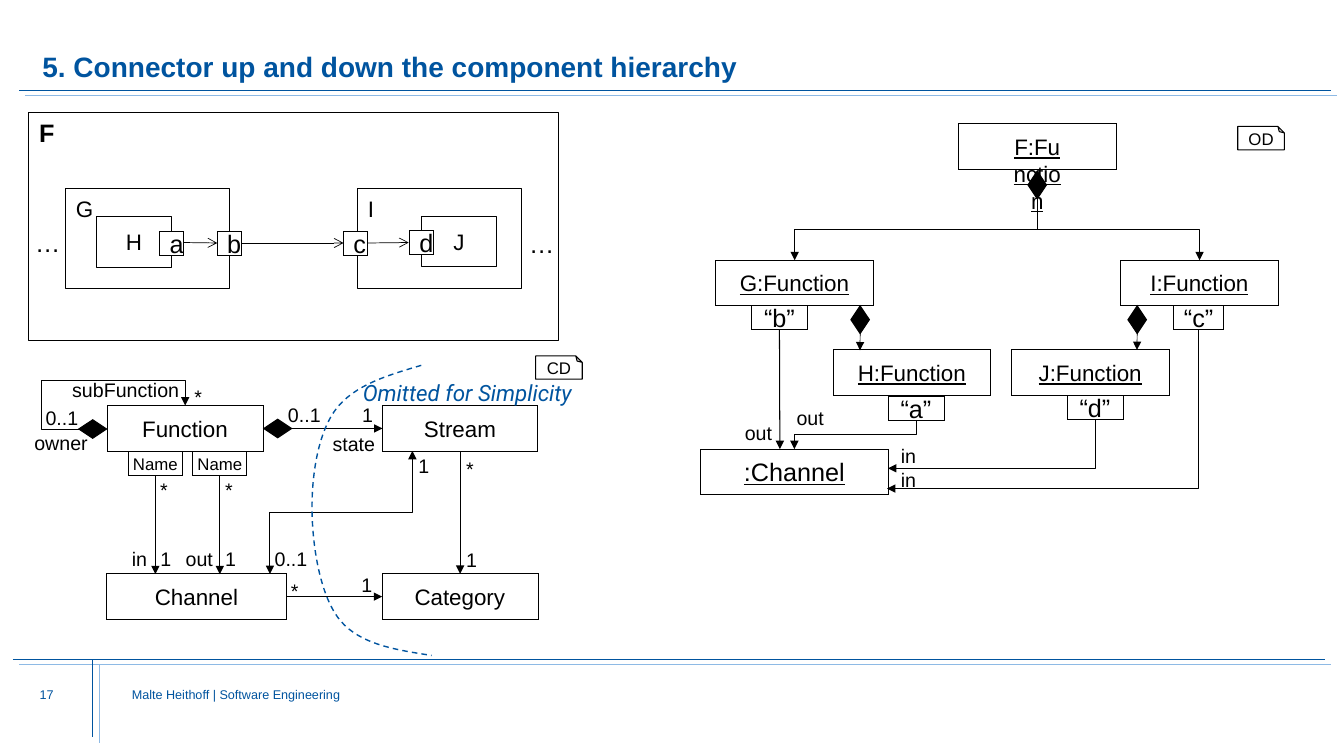
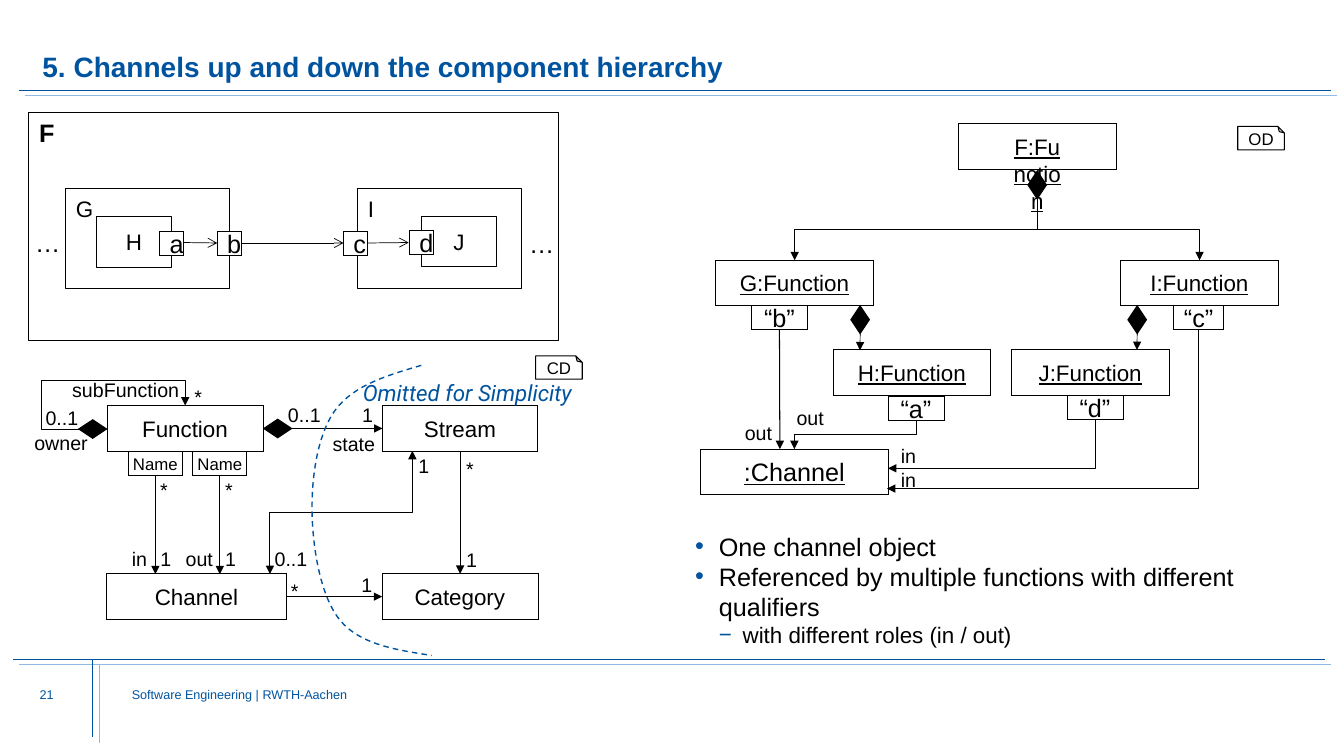
Before and after one commit to Fishi2402/montigem, a slide deck: slide 21 of products/syse_functions/doc/FunctionStructure.Explanation.pptx (slide 17 before the commit). Drawn at 1344x756 pixels with LibreOffice and Linux fonts; fonts in the diff are those of the drawing; background and template pictures are left out. Boxes give left, top, right and bottom in pixels: in the first picture for what was removed or moved away, otherwise in the second. Text is boxed around its words. In the diff, an @@ line names an element or a change of style, - is before the commit and + after.

Commit message:
FunctionStructure Update

```diff
--- a/products/syse_functions/doc/FunctionStructure.Explanation.pptx
+++ b/products/syse_functions/doc/FunctionStructure.Explanation.pptx
@@ title at [42, 56, 723, 82]: text changed @@
-5. Connector up and down the component hierarchy
+5. Channels up and down the component hierarchy
@@ text added at [719, 537, 1234, 648], 18 pt, text #000000 @@
+• One channel object
+• Referenced by multiple functions with different qualifiers
+  − with different roles (in / out)
@@ page number at [40, 690, 54, 699]: text changed @@
-17
+21
@@ text at [132, 690, 348, 702]: text changed @@
-Malte Heithoff | Software Engineering
+Software Engineering | RWTH-Aachen
```
Also in this commit, not shown: 16 other slides changed, 4 slides added, 15 slides removed, 1 other file.
